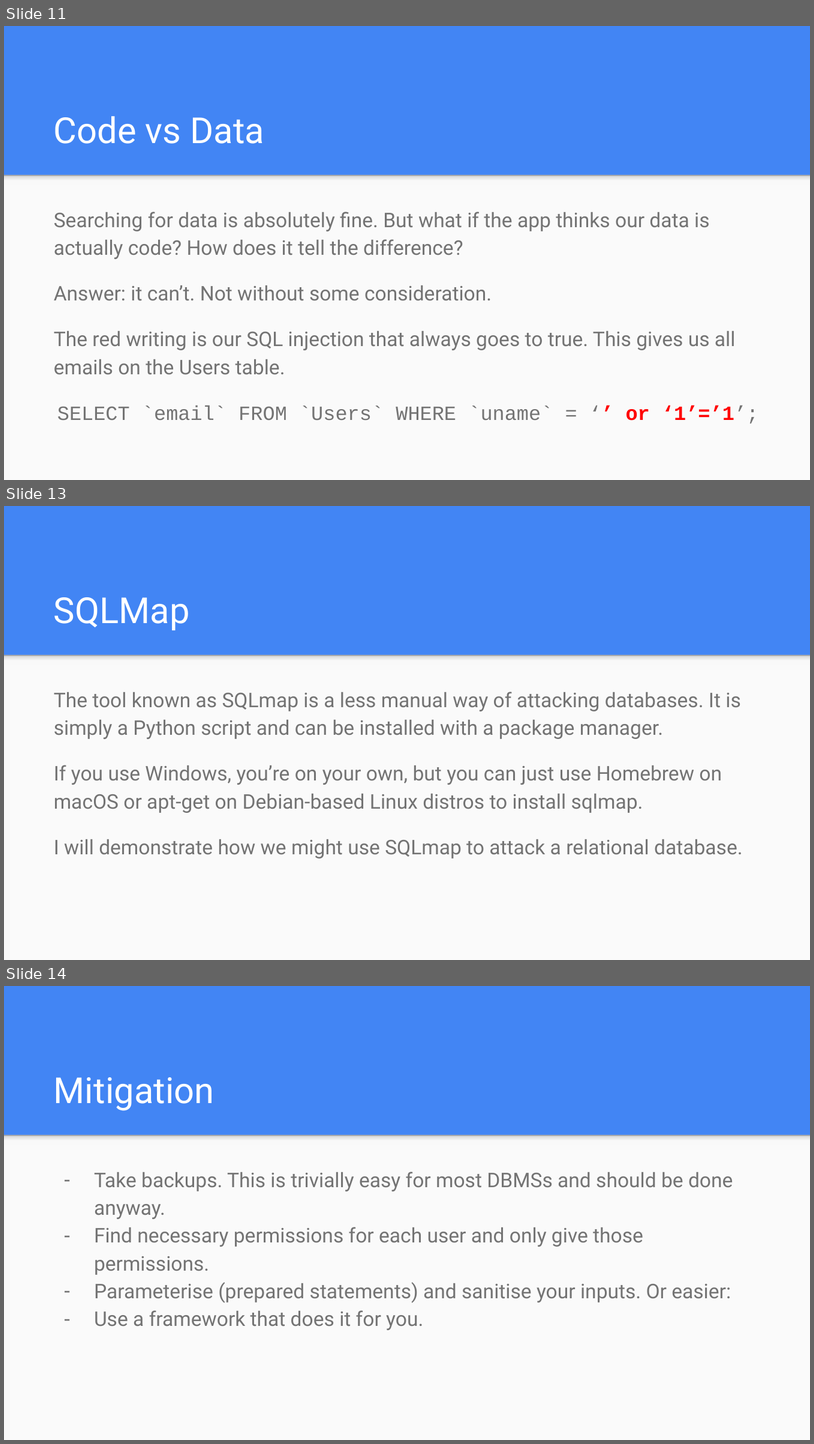
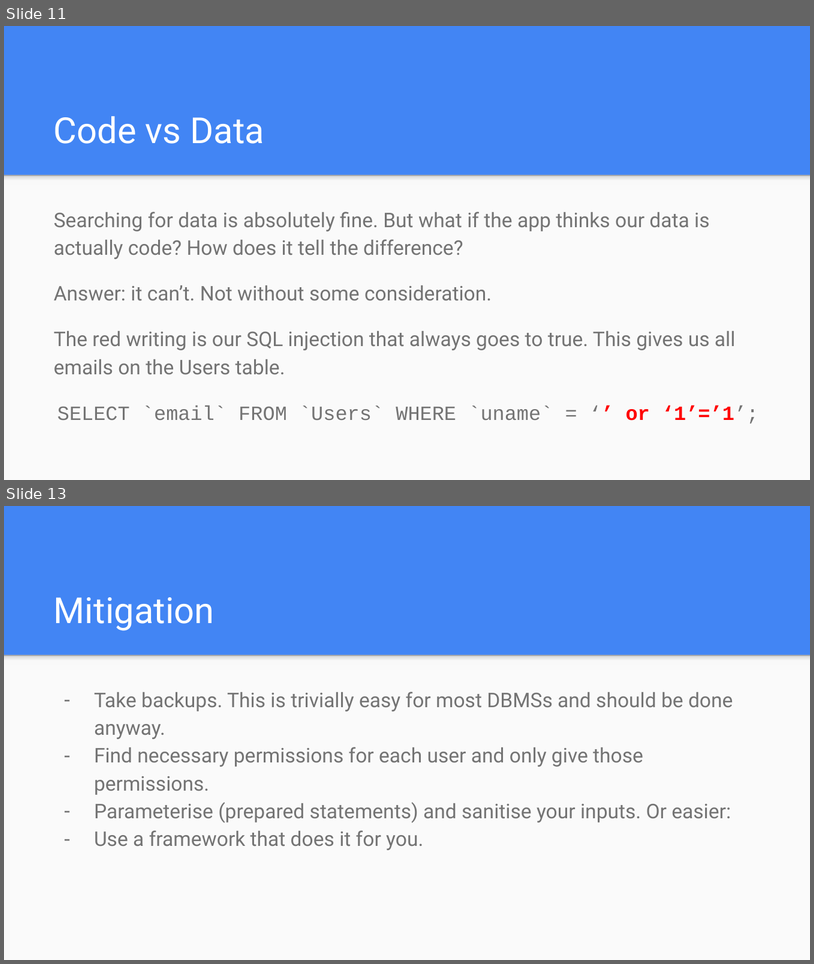
Before and after one commit to umisc/workshops, a slide deck: Workshop_2/Session 2 - SQL Injections.pptx. Shown one above the other, each under a label of ours: slides 11, 13 and 14 before the commit, slides 11 and 13 after it; the slides between them are not shown. The pictures are 814x1444 and 814x964 pixels, drawn with LibreOffice and Linux fonts; fonts in the diff are those of the drawing. Boxes give left, top, right and bottom in pixels: in the first picture for what was removed or moved away, otherwise in the second. Text is boxed around its words. In the diff, an @@ line names an element or a change of style, - is before the commit and + after.

```diff
--- a/Workshop_2/Session 2 - SQL Injections.pptx
+++ b/Workshop_2/Session 2 - SQL Injections.pptx
@@ slide 13 removed at [4,506,810,960], background #4285F4; not listed: 2 template elements that a slide beside it also shows @@
@@ title removed at [54,597,190,630] @@
-SQLMap
@@ text removed at [54,691,743,858] @@
-The tool known as SQLmap is a less manual way of attacking databases. It is simply a Python script and can be installed with a package manager.
-If you use Windows, you’re on your own, but you can just use Homebrew on macOS or apt-get on Debian-based Linux distros to install sqlmap.
-I will demonstrate how we might use SQLmap to attack a relational database.
@@ what was slide 14 is now slide 13 @@
```
Also in this commit, not shown: 3 slides changed, 1 slide added, 3 other files.
